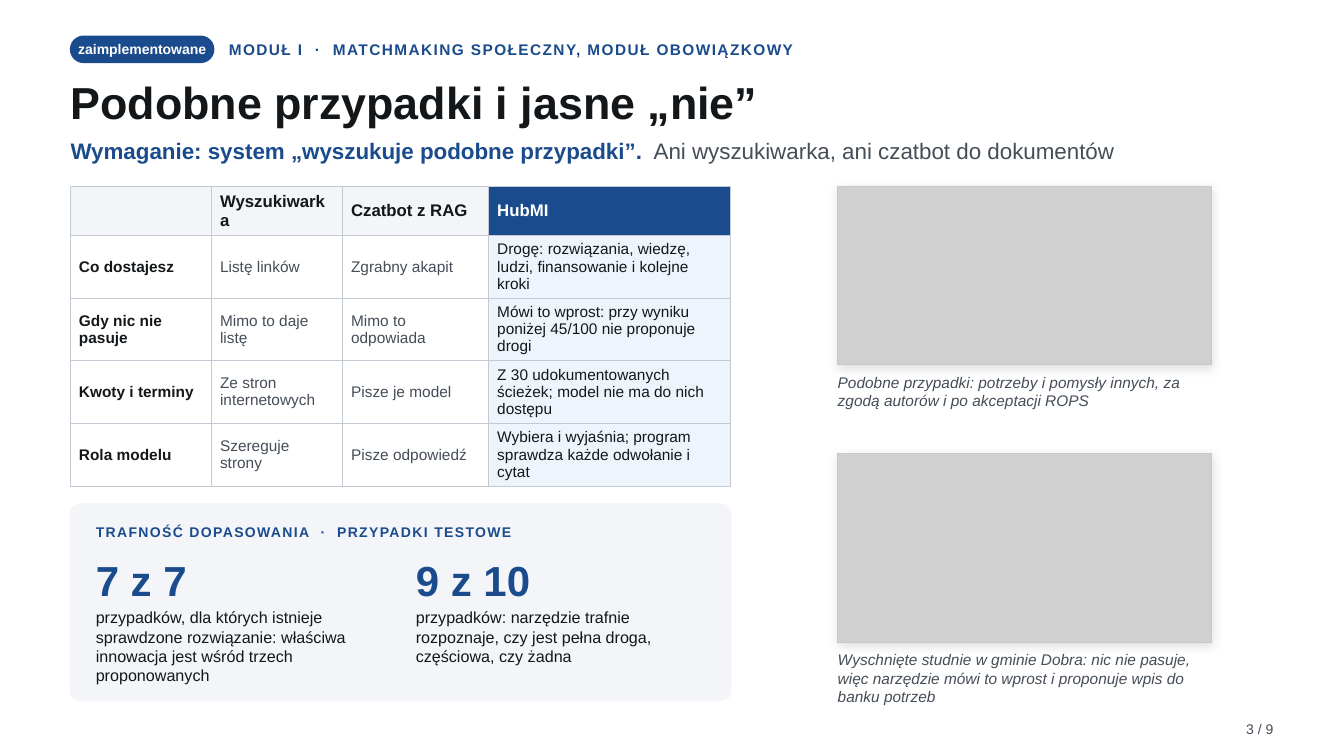
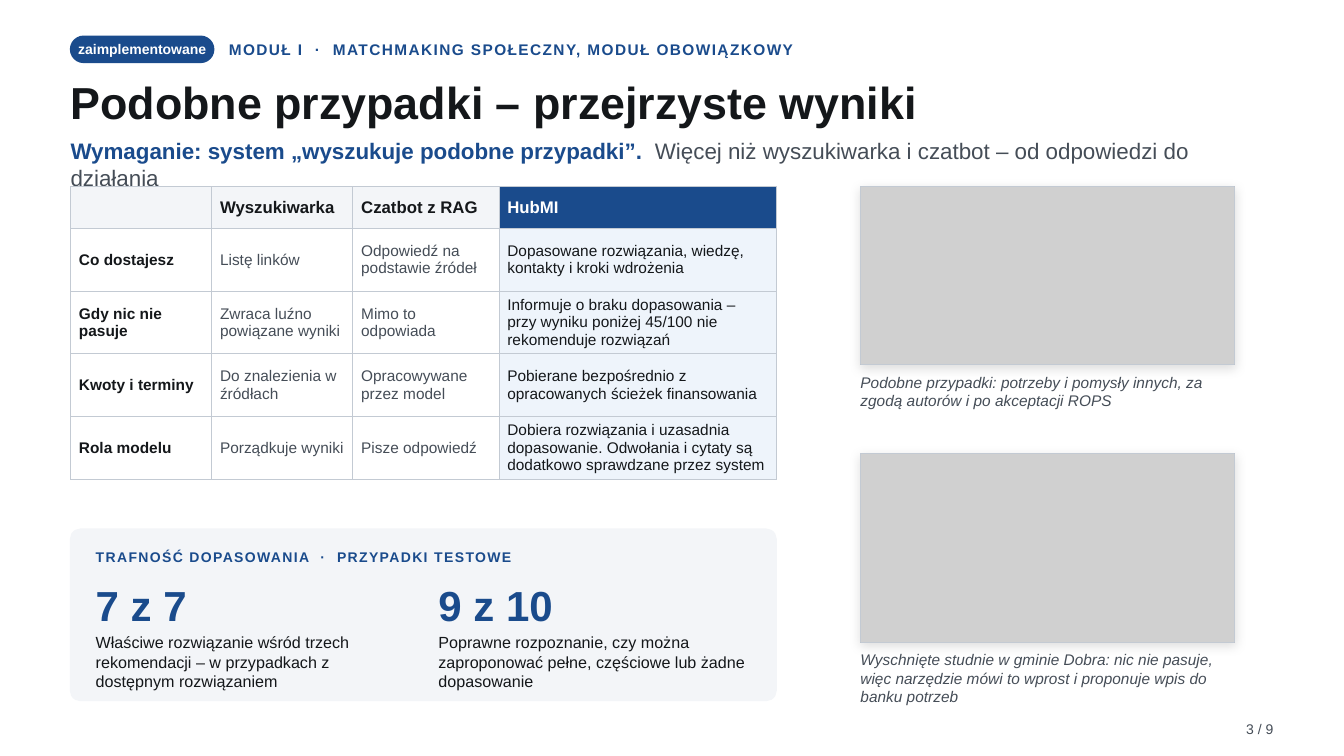
Before and after one commit to bobrovsky420/hackyeah2026, a slide deck: slide 3 of docs/presentation/presentation.pptx. Drawn at 1344x756 pixels with LibreOffice and Linux fonts; fonts in the diff are those of the drawing; grey boxes stand for pictures. Boxes give left, top, right and bottom in pixels: in the first picture for what was removed or moved away, otherwise in the second. Text is boxed around its words. In the diff, an @@ line names an element or a change of style, - is before the commit and + after.

```diff
--- a/docs/presentation/presentation.pptx
+++ b/docs/presentation/presentation.pptx
@@ text at [71, 86, 1189, 187]: text changed; text colour #1A4B8C to #454D57 @@
-Podobne przypadki i jasne „nie”
-Wymaganie: system „wyszukuje podobne przypadki”. Ani wyszukiwarka, ani czatbot do dokumentów
+Podobne przypadki – przejrzyste wyniki
+Wymaganie: system „wyszukuje podobne przypadki”. Więcej niż wyszukiwarka i czatbot – od odpowiedzi do działania
@@ table at [71, 187, 776, 477] @@
-row 2, column 3: Zgrabny akapit
+row 2, column 3: Odpowiedź na podstawie źródeł
-row 2, column 4: Drogę: rozwiązania, wiedzę, ludzi, finansowanie i kolejne kroki
+row 2, column 4: Dopasowane rozwiązania, wiedzę, kontakty i kroki wdrożenia
-row 3, column 2: Mimo to daje listę
+row 3, column 2: Zwraca luźno powiązane wyniki
-row 3, column 4: Mówi to wprost: przy wyniku poniżej 45/100 nie proponuje drogi
+row 3, column 4: Informuje o braku dopasowania – przy wyniku poniżej 45/100 nie rekomenduje rozwiązań
-row 4: Kwoty i terminy | Ze stron internetowych | Pisze je model | Z 30 udokumentowanych ścieżek; model nie ma do nich dostępu
+row 4: Kwoty i terminy | Do znalezienia w źródłach | Opracowywane przez model | Pobierane bezpośrednio z opracowanych ścieżek finansowania
-row 5, column 2: Szereguje strony
+row 5, column 2: Porządkuje wyniki
-row 5, column 4: Wybiera i wyjaśnia; program sprawdza każde odwołanie i cytat
+row 5, column 4: Dobiera rozwiązania i uzasadnia dopasowanie. Odwołania i cytaty są dodatkowo sprawdzane przez system
@@ table: place and size @@
-table at [71, 187, 731, 484]
+table at [71, 187, 776, 477]
@@ 4 rectangles, 2 pictures, 2 texts: place and size @@
-4 rectangles, 2 pictures, 2 texts at [838, 187, 1212, 705]
+4 rectangles, 2 pictures, 2 texts at [860, 187, 1235, 705]
@@ rounded rectangle: place and size @@
-rounded rectangle at [71, 504, 731, 701]
+rounded rectangle at [71, 529, 776, 701]
@@ rounded rectangle at [71, 529, 776, 701]: proportions changed @@
@@ text "TRAFNOŚĆ DOPASOWANIA · PRZYPADKI TESTOWE": place and size @@
-text "TRAFNOŚĆ DOPASOWANIA · PRZYPADKI TESTOWE" at [96, 526, 511, 537]
+text "TRAFNOŚĆ DOPASOWANIA · PRZYPADKI TESTOWE" at [96, 551, 511, 562]
@@ text "7 z 7": place and size @@
-text "7 z 7" at [96, 567, 346, 685]
+text "7 z 7" at [96, 592, 349, 691]
@@ text "9 z 10": place and size @@
-text "9 z 10" at [416, 566, 652, 666]
+text "9 z 10" at [438, 591, 745, 691]
@@ text at [96, 636, 349, 691]: text changed @@
-przypadków, dla których istnieje sprawdzone rozwiązanie: właściwa innowacja jest wśród trzech proponowanych
+Właściwe rozwiązanie wśród trzech rekomendacji – w przypadkach z dostępnym rozwiązaniem
@@ text at [438, 636, 745, 691]: text changed @@
-przypadków: narzędzie trafnie rozpoznaje, czy jest pełna droga, częściowa, czy żadna
+Poprawne rozpoznanie, czy można zaproponować pełne, częściowe lub żadne dopasowanie
```
Also in this commit, not shown: 1 other slide changed, 3 other files.
